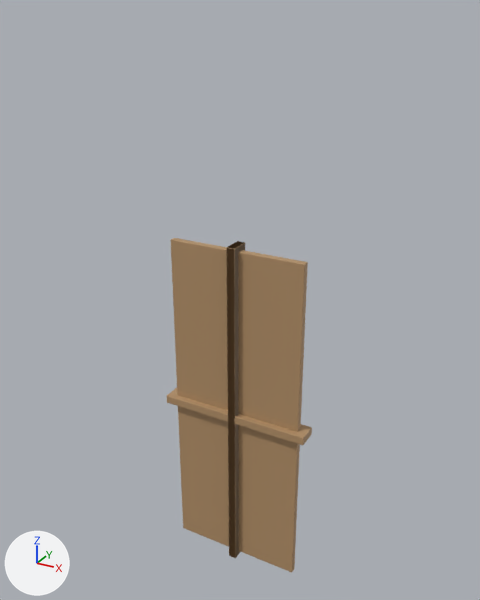
The glTF model public/models/authoring/door-single-flush-910.glb, before and after one commit.
Both versions are drawn from a 50 mm lens placed at (1.62, -2.9, 2.19), pointed at (-0.02, 0.08, 0.7). Every picture has the same lights, and +X, +Y and +Z are marked at lower left. The older version comes first. Where no turn or scale is listed for an object, it has been applied to the vertices. Vertices at exactly the same position are counted once.

In view in the first picture: 'Head', 'JambR', 'Leaf'.
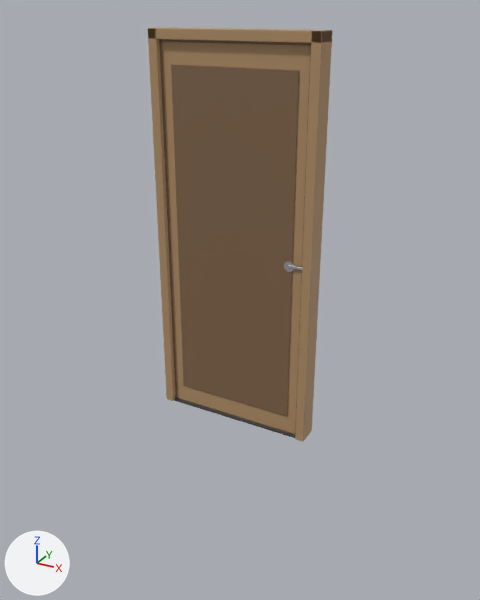
Boxes (x1, y1, x2, y2) around the edits, measured in the pictures (480 x 600 px):
'Leaf', moved: before (171, 238, 308, 572); after (162, 42, 310, 434)
'LeafPanel', moved (not visible before): after (171, 64, 299, 416)
'JambR', moved: before (226, 241, 245, 558); after (295, 31, 332, 442)
'Head', moved: before (167, 388, 312, 445); after (148, 27, 332, 43)
'JambL', moved (not visible before): after (148, 28, 176, 401)
'StopL', moved (not visible before): after (159, 40, 178, 398)
'StopH', moved (not visible before): after (159, 39, 311, 46)
'StopR', moved (not visible before): after (295, 44, 311, 433)

Edits to the bpy script that builds the scene:
```text
Change me_head_009:
    used by ob_head; location = (0.0, 0.0, 0.0)
    remove me_head_009.from_pydata(...)  # 56 vertices, 108 faces; spans x -0.455..0.455, y -0.06..0.06, z -0.025..0.025
    add me_head_009.from_pydata(...)  # 56 vertices, 108 faces; spans x -0.455..0.455, y -0.06..0.06, z 2.05..2.1
    me_head_009 part 1: the whole mesh is moved by (0.0, 0.0, 2.075)
Change me_jambl_009:
    used by ob_jambl; location = (0.0, 0.0, 0.0)
    remove me_jambl_009.from_pydata(...)  # 56 vertices, 108 faces; spans x -0.03..0.03, y -0.06..0.06, z -1.05..1.05
    add me_jambl_009.from_pydata(...)  # 56 vertices, 108 faces; spans x -0.46..-0.41, y -0.06..0.06, z 0.0..2.1
    me_jambl_009 part 2: the whole mesh is moved by (-0.43, 0.0, 1.05)
Change me_jambr_009:
    used by ob_jambr; location = (0.0, 0.0, 0.0)
    remove me_jambr_009.from_pydata(...)  # 56 vertices, 108 faces; spans x -0.03..0.03, y -0.06..0.06, z -1.05..1.05
    add me_jambr_009.from_pydata(...)  # 56 vertices, 108 faces; spans x 0.41..0.46, y -0.06..0.06, z 0.0..2.1
    me_jambr_009 part 3: the whole mesh is moved by (0.43, 0.0, 1.05)
Change me_leaf_003:
    used by ob_leaf; location = (0.0, 0.0, 0.0)
    remove me_leaf_003.from_pydata(...)  # 56 vertices, 108 faces; spans x -0.4..0.4, y -0.02..0.02, z -1.02..1.02
    add me_leaf_003.from_pydata(...)  # 56 vertices, 108 faces; spans x -0.4..0.4, y -0.03..0.01, z 0.0..2.05
    me_leaf_003 part 4: the whole mesh is moved by (0.0, -0.01, 1.02)
Change me_leafpanel_003:
    used by ob_leafpanel; location = (0.0, 0.0, 0.0)
    remove me_leafpanel_003.from_pydata(...)  # 56 vertices, 108 faces; spans x -0.34..0.34, y 0.0, z -0.91..0.91
    add me_leafpanel_003.from_pydata(...)  # 56 vertices, 108 faces; spans x -0.34..0.34, y -0.04..-0.03, z 0.11..1.94
    me_leafpanel_003 part 5: the whole mesh is moved by (0.0, -0.03, 1.03)
Change me_stoph_003:
    used by ob_stoph; location = (0.0, 0.0, 0.0)
    remove me_stoph_003.from_pydata(...)  # 8 vertices, 12 faces; spans x -0.405..0.405, y -0.015..0.015, z -0.006..0.006
    add me_stoph_003.from_pydata(...)  # 8 vertices, 12 faces; spans x -0.405..0.405, y -0.035..-0.005, z 2.038..2.05
    me_stoph_003 part 6: the whole mesh is moved by (0.0, -0.02, 2.044)
Change me_stopl_003:
    used by ob_stopl; location = (0.0, 0.0, 0.0)
    remove me_stopl_003.from_pydata(...)  # 8 vertices, 12 faces; spans x -0.01..0.01, y -0.01..0.01, z -1.02..1.02
    add me_stopl_003.from_pydata(...)  # 8 vertices, 12 faces; spans x -0.41..-0.39, y -0.04..0.0, z 0.0..2.05
    me_stopl_003 part 7: the whole mesh is moved by (-0.4, -0.02, 1.02)
Change me_stopr_003:
    used by ob_stopr; location = (0.0, 0.0, 0.0)
    remove me_stopr_003.from_pydata(...)  # 8 vertices, 12 faces; spans x -0.01..0.01, y -0.01..0.01, z -1.02..1.02
    add me_stopr_003.from_pydata(...)  # 8 vertices, 12 faces; spans x 0.39..0.41, y -0.04..0.0, z 0.0..2.05
    me_stopr_003 part 8: the whole mesh is moved by (0.4, -0.02, 1.02)
```
